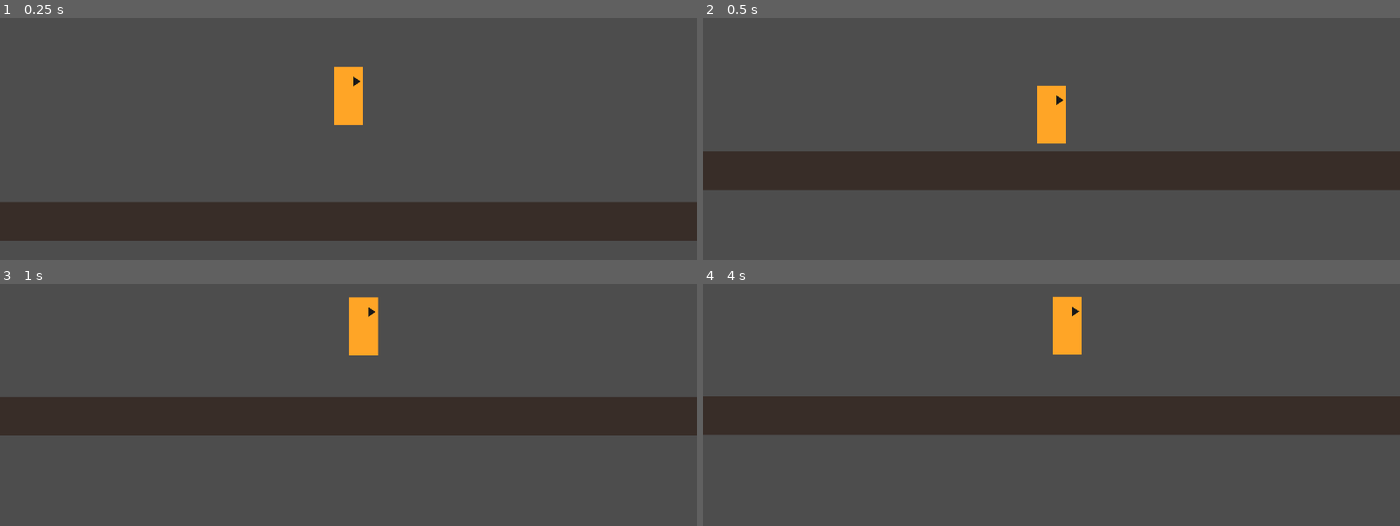
Above: before the commit, frames 1-4 (two rows, left to right).
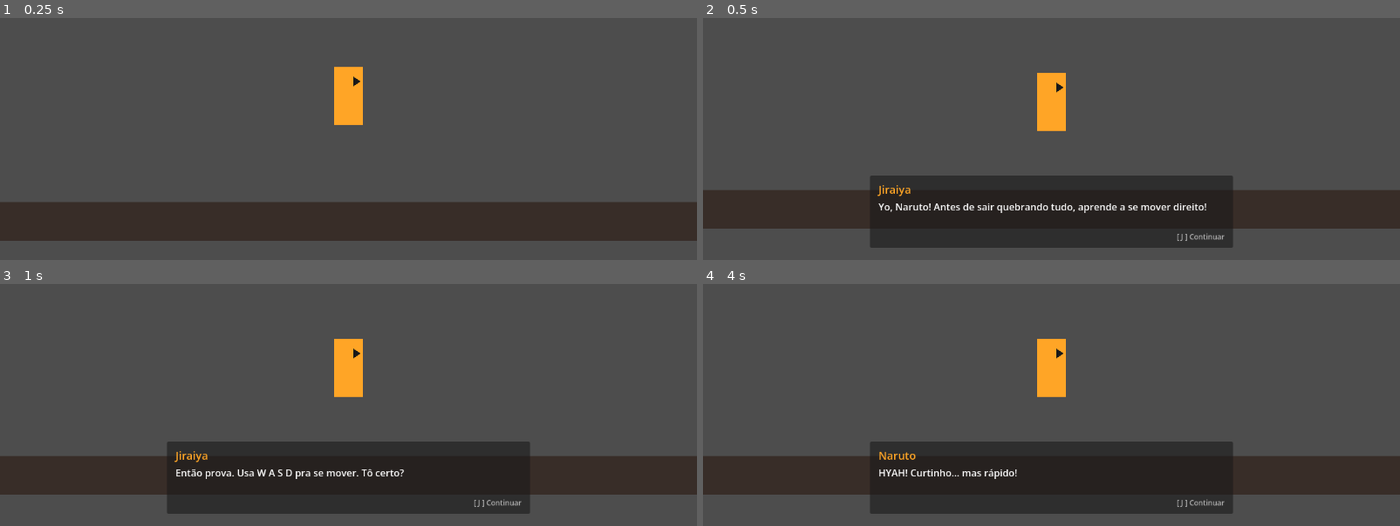
Above: after the commit, the same moments.

Repository: lucascontatoedf-lgtm/naruto-os-pergaminhos-de-asura
Game: Godot game, scene res://levels/zona_2_casa_central.tscn
Same seed, same stepped clock (60 frames per second), same inputs: the game is played once before the commit and once after it. This scene is started directly instead of the project's main scene.
Inputs:
- Up to frame 1 (0.25 s): no input
- Up to frame 2 (0.5 s): no input
- Up to frame 3 (1 s): tap Enter (ui_accept) at 0.5 s; hold Right (move_right) from 0.53 s (still down); hold J (attack_light) from 0.53 s (still down); tap Up (jump) at 0.77 s; tap O (special) at 0.8 s
- Up to frame 4 (4 s): release J (attack_light) at 1.28 s; tap O (special) at 1.35, 3.05 s; tap Up (jump) at 1.52, 3.02, 3.77 s; tap Enter (ui_accept) at 1.55, 3.8 s; release Right (move_right) at 2.03 s; hold Left (move_left) 2.03-2.78 s; hold Enter (ui_accept) 2.03-2.78 s; tap J (attack_light) at 2.3 s; hold Right (move_right) from 2.78 s (still down); tap K (attack_heavy) at 2.85 s; hold J (attack_light) from 3.53 s (still down)

Frame 1 is identical in both runs. In frame 2, 33% of the frame differs, in the area x 0-100%, y 22-95%; in frame 3, 41%; in frame 4, 41%, in the area x 0-100%, y 5-95%.

Commit message:
Feat: DialogueSystem — DialogueManager + DialogueBox + DialogueTrigger + diálogos Jiraiya e Akatsuki
Co-Authored-By: Claude Opus 4.7 <noreply@anthropic.com>

Diff:
--- a/levels/zona_2_casa_central.tscn
+++ b/levels/zona_2_casa_central.tscn
@@ -1,7 +1,7 @@
-[gd_scene load_steps=4 format=3]
+[gd_scene load_steps=5 format=3]
 
 ; ============================================================================
-; Zona 2 — Casa Central (PLACEHOLDER MÍNIMO)
+; Zona 2 — Casa Central (PLACEHOLDER MÍNIMO + TESTE DIALOGUESYSTEM)
 ;
 ; Existência justificada: RESPAWN_ZONE do LevelManager aponta pra cá. Sem este
 ; arquivo, qualquer morte (kill zone OR HP=0) em qualquer zona quebra o respawn.
@@ -10,6 +10,7 @@
 ;   - Chão wide (StaticBody2D + Polygon2D + CollisionShape2D)
 ;   - Player spawn
 ;   - Label2D de marcação visual ("Zona 2 — Casa Central")
+;   - DialogueTrigger em AUTO com dialogue_id = "jiraiya_intro" (teste do Bloco 3)
 ;
 ; Substituir por design real (Casa Central com NPCs, Pain no trono, Konan/Tobi,
 ; diálogo do Pergaminho de Asura, Kamui pra te jogar fora) conforme spec do
@@ -19,6 +20,7 @@
 ; ============================================================================
 
 [ext_resource type="PackedScene" path="res://scenes/player/player.tscn" id="1_player"]
+[ext_resource type="PackedScene" path="res://scenes/components/dialogue_trigger.tscn" id="2_dialogue_trigger"]
 
 [sub_resource type="RectangleShape2D" id="floor_shape"]
 size = Vector2(2400, 64)
@@ -44,3 +46,9 @@
 
 [node name="Player" parent="." instance=ExtResource("1_player")]
 position = Vector2(0, 200)
+
+[node name="JiraiyaTrigger" parent="." instance=ExtResource("2_dialogue_trigger")]
+position = Vector2(0, 320)
+mode = "AUTO"
+dialogue_id = "jiraiya_intro"
+one_shot = true
--- a/project.godot
+++ b/project.godot
@@ -18,6 +18,7 @@
 [autoload]
 
 LevelManager="*res://scripts/systems/level_manager.gd"
+DialogueManager="*res://scripts/systems/dialogue_manager.gd"
 
 [input]
 
--- /dev/null
+++ b/scenes/components/dialogue_trigger.tscn
@@ -0,0 +1,14 @@
+[gd_scene load_steps=3 format=3]
+
+[ext_resource type="Script" path="res://scripts/components/dialogue_trigger.gd" id="1_trigger_script"]
+
+[sub_resource type="RectangleShape2D" id="trigger_shape"]
+size = Vector2(80, 120)
+
+[node name="DialogueTrigger" type="Area2D"]
+collision_layer = 0
+collision_mask = 128
+script = ExtResource("1_trigger_script")
+
+[node name="CollisionShape2D" type="CollisionShape2D" parent="."]
+shape = SubResource("trigger_shape")
--- /dev/null
+++ b/scenes/ui/dialogue_box.tscn
@@ -0,0 +1,80 @@
+[gd_scene load_steps=2 format=3]
+
+[ext_resource type="Script" path="res://scripts/ui/dialogue_box.gd" id="1_box_script"]
+
+[node name="DialogueBox" type="CanvasLayer"]
+layer = 10
+script = ExtResource("1_box_script")
+
+; ----------------------------------------------------------------------------
+; PANEL — balão principal de diálogo. Bottom-centered, 600x120.
+; ----------------------------------------------------------------------------
+[node name="Panel" type="Panel" parent="."]
+anchor_left = 0.5
+anchor_top = 1.0
+anchor_right = 0.5
+anchor_bottom = 1.0
+offset_left = -300.0
+offset_top = -140.0
+offset_right = 300.0
+offset_bottom = -20.0
+
+[node name="VBoxContainer" type="VBoxContainer" parent="Panel"]
+anchor_right = 1.0
+anchor_bottom = 1.0
+offset_left = 14.0
+offset_top = 10.0
+offset_right = -14.0
+offset_bottom = -10.0
+theme_override_constants/separation = 4
+
+[node name="NameLabel" type="Label" parent="Panel/VBoxContainer"]
+text = "Speaker"
+theme_override_font_sizes/font_size = 18
+theme_override_colors/font_color = Color(1, 0.65, 0.15, 1)
+
+[node name="TextLabel" type="Label" parent="Panel/VBoxContainer"]
+text = "Linha de diálogo..."
+theme_override_font_sizes/font_size = 16
+theme_override_colors/font_color = Color(1, 1, 1, 1)
+autowrap_mode = 2
+size_flags_vertical = 3
+
+[node name="PromptLabel" type="Label" parent="Panel/VBoxContainer"]
+text = "[ J ] Continuar"
+theme_override_font_sizes/font_size = 12
+theme_override_colors/font_color = Color(0.7, 0.7, 0.7, 1)
+horizontal_alignment = 2
+
+; ----------------------------------------------------------------------------
+; RASENGA LABEL — balão flutuante independente, top-center.
+;
+; DESVIO INTENCIONAL DA SPEC (aprovado na sessão de implementação Bloco 3):
+;   - Spec original colocava RasengaLabel como FILHO do Panel
+;   - Filho de Panel bottom-anchored (600x120) não consegue posicionar central-topo
+;     do viewport — herda as offsets restritas do Panel pai
+;   - Decisão técnica: mover pra SIBLING do Panel (filho direto do CanvasLayer)
+;     pra ancoragem livre relativa ao viewport
+;
+; Benefício adicional: pode aparecer SEM o balão de diálogo (Rasengan cast no
+; gameplay normal, sem pausar — DialogueManager.show_rasengan_balloon()).
+; ----------------------------------------------------------------------------
+[node name="RasengaLabel" type="Label" parent="."]
+visible = false
+anchor_left = 0.5
+anchor_top = 0.0
+anchor_right = 0.5
+anchor_bottom = 0.0
+offset_left = -200.0
+offset_top = 40.0
+offset_right = 200.0
+offset_bottom = 100.0
+text = "RASENGAAAAAA!!!"
+theme_override_font_sizes/font_size = 36
+theme_override_colors/font_color = Color(0.4, 0.85, 1, 1)
+horizontal_alignment = 1
+vertical_alignment = 1
+
+[node name="Timer" type="Timer" parent="RasengaLabel"]
+one_shot = true
+wait_time = 1.5
--- /dev/null
+++ b/scripts/components/dialogue_trigger.gd
@@ -0,0 +1,57 @@
+class_name DialogueTrigger
+extends Area2D
+
+## DialogueTrigger — Area2D que dispara DialogueManager.start_dialogue(dialogue_id).
+##
+## MODOS:
+##   - "AUTO"        — dispara assim que Player entra na área (body_entered)
+##   - "INTERACTION" — Player entra → arma flag; aperta ui_accept/attack_light → dispara
+##
+## one_shot = true (default): só dispara uma vez. false: dispara cada vez que entrar.
+## Sem dialogue_id setado: push_error e não dispara.
+
+@export var mode: String = "AUTO"   ## "AUTO" ou "INTERACTION"
+@export var dialogue_id: String = ""
+@export var one_shot: bool = true
+
+var _triggered: bool = false
+var _player_inside: bool = false
+
+func _ready() -> void:
+	body_entered.connect(_on_body_entered)
+	body_exited.connect(_on_body_exited)
+
+func _on_body_entered(body: Node2D) -> void:
+	if not body is PlayerController:
+		return
+	if mode == "AUTO":
+		if _triggered and one_shot:
+			return
+		_fire()
+	elif mode == "INTERACTION":
+		_player_inside = true
+
+func _on_body_exited(body: Node2D) -> void:
+	if not body is PlayerController:
+		return
+	if mode == "INTERACTION":
+		_player_inside = false
+
+func _unhandled_input(event: InputEvent) -> void:
+	if mode != "INTERACTION":
+		return
+	if not _player_inside:
+		return
+	if _triggered and one_shot:
+		return
+	if event.is_action_pressed("ui_accept") or event.is_action_pressed("attack_light"):
+		_fire()
+		get_viewport().set_input_as_handled()
+
+func _fire() -> void:
+	if dialogue_id == "":
+		push_error("DialogueTrigger: dialogue_id está vazio — nada pra disparar.")
+		return
+	if one_shot:
+		_triggered = true
+	DialogueManager.start_dialogue(dialogue_id)
--- /dev/null
+++ b/scripts/components/kamui_trigger.gd
@@ -0,0 +1,58 @@
+class_name KamuiTrigger
+extends Node
+
+## KamuiTrigger — escuta DialogueManager.kamui_triggered e executa a sequência
+## visual de Kamui no fim do akatsuki_encontro:
+##   1. Fade out preto (1s, ColorRect via Tween)
+##   2. Teleporta player pra exit_position
+##   3. Desativa colisor da entrada (entrance_collider) — impede re-entrada
+##   4. Fade in (1s)
+##   5. Inicia DialogueManager.start_dialogue("akatsuki_saida")
+##
+## INSTANCIAÇÃO: adicionar como nó filho da cena do esconderijo Akatsuki, com
+## exit_position, entrance_collider e player setados no inspector. NÃO existe
+## .tscn própria (spec: "script separado (não cena)") — script vira componente
+## puro que cria seu próprio CanvasLayer de fade em runtime.
+
+@export var exit_position: Vector2 = Vector2.ZERO
+@export var entrance_collider: CollisionShape2D
+@export var player: Node2D
+
+const FADE_DURATION: float = 1.0
+
+var _fade_layer: CanvasLayer
+var _fade_rect: ColorRect
+
+func _ready() -> void:
+	DialogueManager.kamui_triggered.connect(_on_kamui_triggered)
+	_setup_fade_layer()
+
+## Cria o CanvasLayer + ColorRect de fade em runtime. layer = 20 garante que
+## fica ACIMA do DialogueBox (layer 10) e da HUD (layer 1) — escurece tudo.
+func _setup_fade_layer() -> void:
+	_fade_layer = CanvasLayer.new()
+	_fade_layer.layer = 20
+	_fade_layer.process_mode = Node.PROCESS_MODE_ALWAYS  # fade funciona mesmo com paused
+	add_child(_fade_layer)
+	_fade_rect = ColorRect.new()
+	_fade_rect.color = Color(0.0, 0.0, 0.0, 0.0)
+	_fade_rect.anchor_right = 1.0
+	_fade_rect.anchor_bottom = 1.0
+	_fade_rect.mouse_filter = Control.MOUSE_FILTER_IGNORE
+	_fade_layer.add_child(_fade_rect)
+
+func _on_kamui_triggered() -> void:
+	var tw: Tween = create_tween()
+	tw.tween_property(_fade_rect, "color:a", 1.0, FADE_DURATION)
+	tw.tween_callback(_teleport_and_close)
+	tw.tween_property(_fade_rect, "color:a", 0.0, FADE_DURATION)
+	tw.tween_callback(_start_saida_dialogue)
+
+func _teleport_and_close() -> void:
+	if player != null and is_instance_valid(player):
+		player.global_position = exit_position
+	if entrance_collider != null and is_instance_valid(entrance_collider):
+		entrance_collider.disabled = true
+
+func _start_saida_dialogue() -> void:
+	DialogueManager.start_dialogue("akatsuki_saida")
--- /dev/null
+++ b/scripts/systems/dialogue_manager.gd
@@ -0,0 +1,160 @@
+extends Node
+
+## DialogueManager — Singleton autoload pra controle de diálogos do jogo.
+##
+## Registrado em project.godot na seção [autoload] como "DialogueManager".
+## Acesso global: DialogueManager.start_dialogue("jiraiya_intro").
+##
+## RESPONSABILIDADES:
+##   - Manter catálogo de diálogos (const DIALOGUES)
+##   - Pausar o jogo durante diálogo (get_tree().paused = true)
+##   - Instanciar e gerenciar DialogueBox (UI)
+##   - Avançar/encerrar diálogo via API pública chamada por DialogueBox
+##   - Emitir signals pra triggers reagirem (kamui_triggered em particular)
+##
+## NÃO RESPONSABILIDADES:
+##   - Renderizar balão (DialogueBox cuida)
+##   - Detectar área (DialogueTrigger cuida)
+##   - Executar transições visuais (KamuiTrigger cuida)
+##
+## OBS: Sem class_name pra evitar conflito com nome do autoload (mesmo padrão do
+## LevelManager). Acesso é via singleton global "DialogueManager".
+
+const DialogueBoxScene: PackedScene = preload("res://scenes/ui/dialogue_box.tscn")
+
+signal dialogue_started(id: String)
+signal dialogue_ended(id: String)
+signal kamui_triggered
+
+## Catálogo central de diálogos. Chave = id logical, valor = Array[Dictionary]
+## com {speaker: String, text: String} por linha. Speaker vazio ("") = linha
+## sem nome (ex: onomatopeias como "FWOOSH").
+const DIALOGUES: Dictionary = {
+	"jiraiya_intro": [
+		{"speaker": "Jiraiya", "text": "Yo, Naruto! Antes de sair quebrando tudo, aprende a se mover direito!"},
+		{"speaker": "Naruto", "text": "Heh! Eu já sei fazer isso, sábio tarado!"},
+		{"speaker": "Jiraiya", "text": "Então prova. Usa W A S D pra se mover. Tô certo?"},
+		{"speaker": "Naruto", "text": "Fácil! Tô voando aqui!"},
+		{"speaker": "Jiraiya", "text": "Agora tenta alcançar aquela plataforma alta. Aperta W duas vezes pra dar um Double Jump!"},
+		{"speaker": "Naruto", "text": "WOAH! Isso foi irado!! Tô certo!"},
+		{"speaker": "Jiraiya", "text": "Inimigo vindo! Pressiona J pra usar o Corte de Kunai."},
+		{"speaker": "Naruto", "text": "HYAH! Curtinho… mas rápido!"},
+		{"speaker": "Jiraiya", "text": "Tá longe demais? Então usa K pra lançar uma Shuriken!"},
+		{"speaker": "Naruto", "text": "Toma essa!! Hahaha! Tô certo!"},
+		{"speaker": "Jiraiya", "text": "Agora presta atenção. Dá dois toques rápidos em qualquer direção pra usar o Dash!"},
+		{"speaker": "Naruto", "text": "WHOOSH!! Cara… isso é MUITO rápido!"},
+		{"speaker": "Jiraiya", "text": "Caiu na parede? Não entra em pânico. Segura na direção dela e você vai deslizar lentamente."},
+		{"speaker": "Naruto", "text": "OHHH! Igual ninja de verdade!"},
+		{"speaker": "Jiraiya", "text": "E você ainda pode lançar shurikens enquanto escorrega. Tô certo?"},
+		{"speaker": "Naruto", "text": "Isso ficou estiloso demais!"},
+		{"speaker": "Jiraiya", "text": "Chakra baixo já? Sabia… Senta e segura Shift Esquerdo pra meditar e recuperar chakra."},
+		{"speaker": "Naruto", "text": "Hmmm… calma… foco… …Ei! Meu chakra voltou! Tô certo!"},
+		{"speaker": "Jiraiya", "text": "Hora da técnica especial. Pressiona O."},
+		{"speaker": "Naruto", "text": "RASENGANNNNN!!!"},
+		{"speaker": "Jiraiya", "text": "Muito bem, Naruto. Agora vai lá e tenta não destruir metade da vila."},
+		{"speaker": "Naruto", "text": "Sem promessas, sábio tarado!"},
+	],
+	"akatsuki_encontro": [
+		{"speaker": "Naruto", "text": "Ugh… que lugar estranho é esse…? Uma árvore gigante… por dentro?! Tô certo?"},
+		{"speaker": "Konan", "text": "Ele entrou sozinho."},
+		{"speaker": "Pain", "text": "Inesperado."},
+		{"speaker": "Naruto", "text": "Hã?! Quem são vocês?!"},
+		{"speaker": "Tobi", "text": "Hihi… você é bem barulhento."},
+		{"speaker": "Naruto", "text": "E você usa uma máscara esquisita! Isso é algum tipo de gangue ninja?"},
+		{"speaker": "Pain", "text": "Nós somos a Akatsuki."},
+		{"speaker": "Naruto", "text": "Aka… o quê?"},
+		{"speaker": "Konan", "text": "Não importa para você."},
+		{"speaker": "Naruto", "text": "Importa sim! Eu tô procurando o Pergaminho de Asura. Vocês sabem alguma coisa sobre ele?"},
+		{"speaker": "Pain", "text": "Asura…"},
+		{"speaker": "Tobi", "text": "Hmm…"},
+		{"speaker": "Naruto", "text": "Então vocês sabem! Onde tá?!"},
+		{"speaker": "Pain", "text": "Esse nome não deveria existir neste tempo."},
+		{"speaker": "Naruto", "text": "Hein? Para de falar complicado! Só responde!"},
+		{"speaker": "Konan", "text": "Ele realmente não entende nada…"},
+		{"speaker": "Naruto", "text": "Claro que não entendo! Eu literalmente caí num buraco dentro de uma árvore e encontrei três malucos usando a mesma roupa!"},
+		{"speaker": "Tobi", "text": "Hahahaha!"},
+		{"speaker": "Naruto", "text": "E você para de rir! Você sabe do pergaminho ou não?!"},
+		{"speaker": "Pain", "text": "Talvez o pergaminho tenha encontrado você."},
+		{"speaker": "Naruto", "text": "…Tá, agora vocês tão falando igual velho sábio. Eu odeio quando fazem isso."},
+		{"speaker": "Tobi", "text": "Você faz perguntas demais."},
+		{"speaker": "Naruto", "text": "Porque ninguém responde direito!"},
+		{"speaker": "Tobi", "text": "…"},
+		{"speaker": "Naruto", "text": "Então fala logo!"},
+		{"speaker": "Tobi", "text": "Cansei de você… e não precisamos te capturar agora."},
+		{"speaker": "Naruto", "text": "Hã?"},
+		{"speaker": "Tobi", "text": "Kamui."},
+		{"speaker": "Naruto", "text": "NÃO! ESPERAAAAAAAAA..."},
+		{"speaker": "", "text": "FWOOOSH"},
+	],
+	"akatsuki_saida": [
+		{"speaker": "Naruto", "text": "Que coisa mais esquisita."},
+		{"speaker": "Naruto", "text": "tanto faz..."},
+	],
+}
+
+# Estado interno do diálogo ativo.
+var _current_lines: Array = []
+var _current_index: int = 0
+var _current_id: String = ""
+var _dialogue_box: Node = null
+var _is_kamui_sequence: bool = false   ## Flag pra identificar fim do akatsuki_encontro
+
+## Inicia o diálogo de id especificado. Pausa o jogo, instancia DialogueBox se ainda
+## não existir, e exibe a primeira linha. Erro se id não existir em DIALOGUES.
+func start_dialogue(id: String) -> void:
+	if not DIALOGUES.has(id):
+		push_error("DialogueManager.start_dialogue: id '%s' não existe em DIALOGUES." % id)
+		return
+	_current_lines = DIALOGUES[id]
+	_current_index = 0
+	_current_id = id
+	_is_kamui_sequence = (id == "akatsuki_encontro")
+
+	if _dialogue_box == null or not is_instance_valid(_dialogue_box):
+		_dialogue_box = DialogueBoxScene.instantiate()
+		get_tree().root.add_child(_dialogue_box)
+
+	get_tree().paused = true
+	_dialogue_box.show_line(_current_lines[0])
+	dialogue_started.emit(id)
+
+## Avança pra próxima linha. Chamado por DialogueBox._unhandled_input ao receber
+## ui_accept/attack_light. Se acabou as linhas, encerra OU dispara Kamui sequence
+## (especificamente após akatsuki_encontro).
+func advance() -> void:
+	_current_index += 1
+	if _current_index >= _current_lines.size():
+		if _current_id == "akatsuki_encontro":
+			_trigger_kamui()
+		else:
+			end_dialogue()
+		return
+	_dialogue_box.show_line(_current_lines[_current_index])
+
+## Encerra o diálogo atual. Despausa o jogo, esconde balão, emit signal.
+func end_dialogue() -> void:
+	get_tree().paused = false
+	if _dialogue_box != null and is_instance_valid(_dialogue_box):
+		_dialogue_box.hide_box()
+	var finished_id: String = _current_id
+	_current_id = ""
+	_current_lines = []
+	_current_index = 0
+	_is_kamui_sequence = false
+	dialogue_ended.emit(finished_id)
+
+## Dispara sequence Kamui (fim do akatsuki_encontro). Encerra o diálogo atual e
+## emite signal kamui_triggered — KamuiTrigger ouve, executa fade+teleporte, depois
+## inicia akatsuki_saida.
+func _trigger_kamui() -> void:
+	end_dialogue()
+	kamui_triggered.emit()
+
+## Balão visual do Rasengan — NÃO pausa o jogo, some em 1.5s. Pode ser chamado
+## de player_controller.gd quando special é castado (integração futura — spec
+## proíbe modificar arquivos existentes nesta sessão).
+func show_rasengan_balloon() -> void:
+	if _dialogue_box == null or not is_instance_valid(_dialogue_box):
+		_dialogue_box = DialogueBoxScene.instantiate()
+		get_tree().root.add_child(_dialogue_box)
+	_dialogue_box.show_rasengan_balloon()
--- /dev/null
+++ b/scripts/ui/dialogue_box.gd
@@ -0,0 +1,68 @@
+extends CanvasLayer
+
+## DialogueBox — UI de balão de diálogo. Instanciada por DialogueManager.
+##
+## process_mode = ALWAYS (definido em _ready) pra continuar respondendo a input
+## enquanto get_tree().paused = true durante o diálogo. Sem isso, o player
+## ficaria preso na primeira linha sem conseguir avançar.
+##
+## RasengaLabel é elemento INDEPENDENTE do Panel principal — pode aparecer SEM
+## o balão de diálogo estar ativo (Rasengan cast no meio do gameplay normal).
+##
+## DESVIO INTENCIONAL DA SPEC (aprovado, Bloco 3): a spec colocava RasengaLabel
+## como FILHO de Panel, mas Panel é bottom-anchored 600x120 e filho dele não
+## consegue alcançar central-topo do viewport. Movido pra SIBLING de Panel pra
+## ancoragem livre. Ver dialogue_box.tscn pra justificativa completa.
+
+@onready var _panel: Panel = $Panel
+@onready var _name_label: Label = $Panel/VBoxContainer/NameLabel
+@onready var _text_label: Label = $Panel/VBoxContainer/TextLabel
+@onready var _prompt_label: Label = $Panel/VBoxContainer/PromptLabel
+@onready var _rasengan_label: Label = $RasengaLabel
+@onready var _rasengan_timer: Timer = $RasengaLabel/Timer
+
+func _ready() -> void:
+	## Crítico: ALWAYS permite o nó processar input/timers mesmo com get_tree().paused = true.
+	process_mode = Node.PROCESS_MODE_ALWAYS
+	hide_box()
+	_rasengan_label.visible = false
+	_rasengan_timer.timeout.connect(_on_rasengan_timeout)
+
+## Mostra uma linha de diálogo. Se speaker vazio, oculta NameLabel e centraliza o texto
+## (caso de onomatopeias como "FWOOSH" em akatsuki_encontro).
+func show_line(line: Dictionary) -> void:
+	var speaker: String = line.get("speaker", "")
+	var text: String = line.get("text", "")
+	if speaker == "":
+		_name_label.visible = false
+		_text_label.horizontal_alignment = HORIZONTAL_ALIGNMENT_CENTER
+	else:
+		_name_label.visible = true
+		_name_label.text = speaker
+		_text_label.horizontal_alignment = HORIZONTAL_ALIGNMENT_LEFT
+	_text_label.text = text
+	_panel.visible = true
+
+## Esconde o balão principal de diálogo (NÃO afeta o balão de Rasengan).
+func hide_box() -> void:
+	_panel.visible = false
+
+## Mostra o balão "RASENGAAAAAA!!!" no centro-topo da tela por 1.5s.
+## Independente do Panel — pode ser chamado em qualquer momento, sem pausar.
+func show_rasengan_balloon() -> void:
+	_rasengan_label.visible = true
+	_rasengan_timer.start(1.5)
+
+func _on_rasengan_timeout() -> void:
+	_rasengan_label.visible = false
+
+## Avança o diálogo quando player aperta confirmar/atacar. Só reage se Panel
+## está visível (evita interferir com input do jogo durante gameplay normal).
+## set_input_as_handled() impede que o mesmo press dispare attack_light no Player
+## quando o diálogo termina.
+func _unhandled_input(event: InputEvent) -> void:
+	if not _panel.visible:
+		return
+	if event.is_action_pressed("ui_accept") or event.is_action_pressed("attack_light"):
+		DialogueManager.advance()
+		get_viewport().set_input_as_handled()
Not shown, added: scripts/components/dialogue_trigger.gd.uid
Not shown, added: scripts/components/kamui_trigger.gd.uid
Not shown, added: scripts/systems/dialogue_manager.gd.uid
Not shown, added: scripts/ui/dialogue_box.gd.uid
